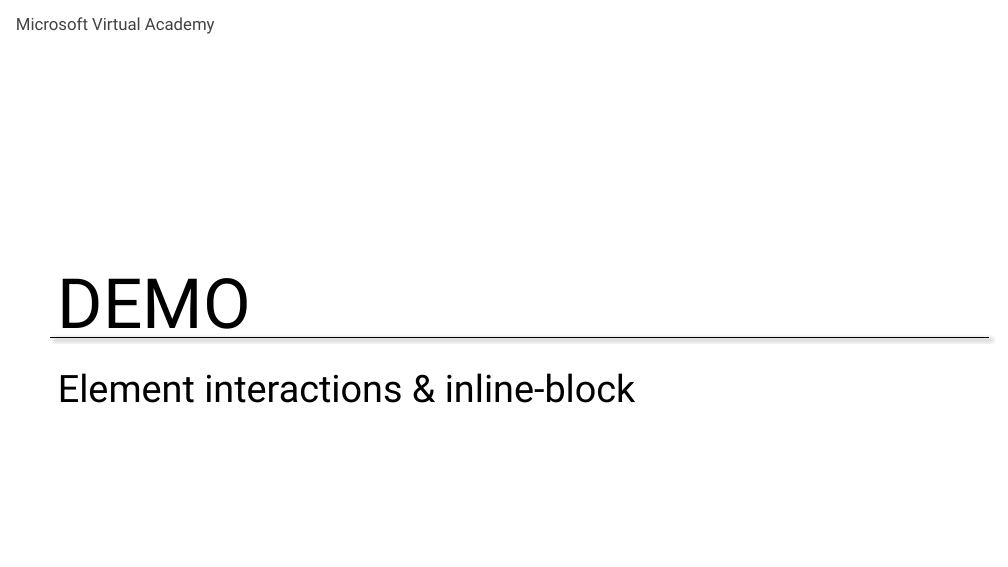
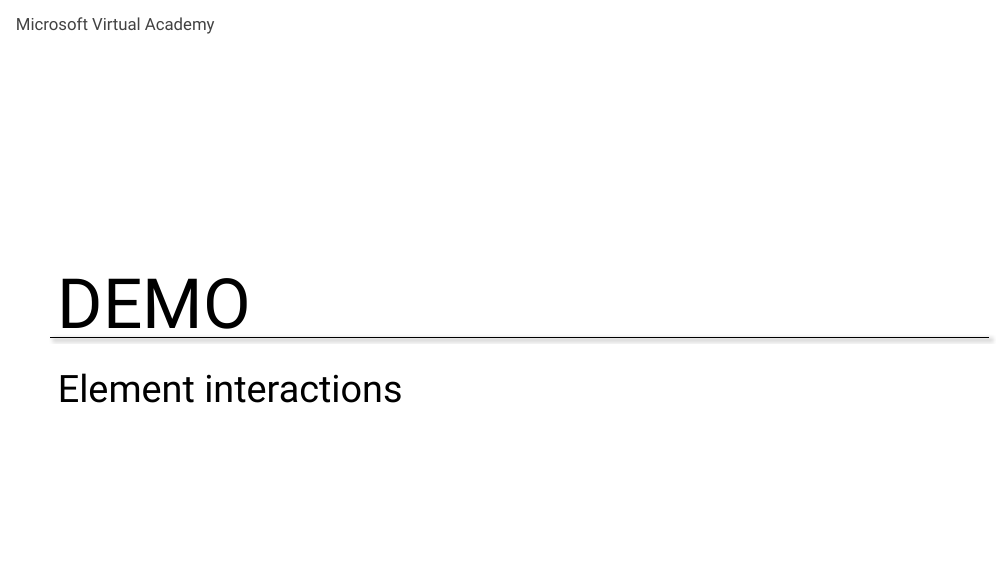
Before and after one commit to CharaD7/CSS-Style, a slide deck: slide 14 of Slides/Module 3.pptx. Drawn at 1008x567 pixels with LibreOffice and Linux fonts; fonts in the diff are those of the drawing. Boxes give left, top, right and bottom in pixels: in the first picture for what was removed or moved away, otherwise in the second. Text is boxed around its words. In the diff, an @@ line names an element or a change of style, - is before the commit and + after.

```diff
--- a/Slides/Module 3.pptx
+++ b/Slides/Module 3.pptx
@@ title at (58,373,402,403): text changed @@
-Element interactions & inline-block
+Element interactions
```
Also in this commit, not shown: 1 other slide changed, 5 other files.
